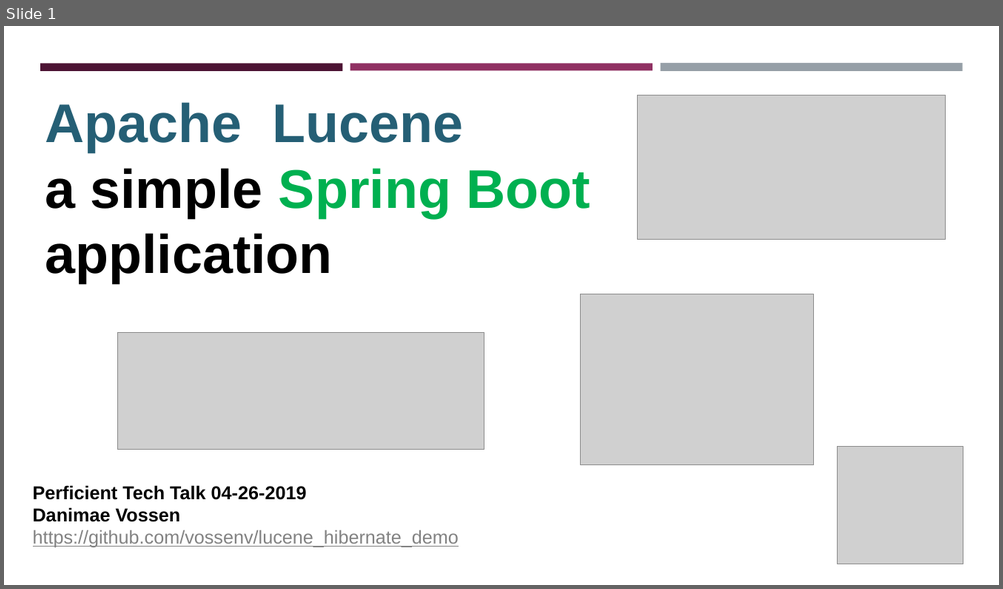
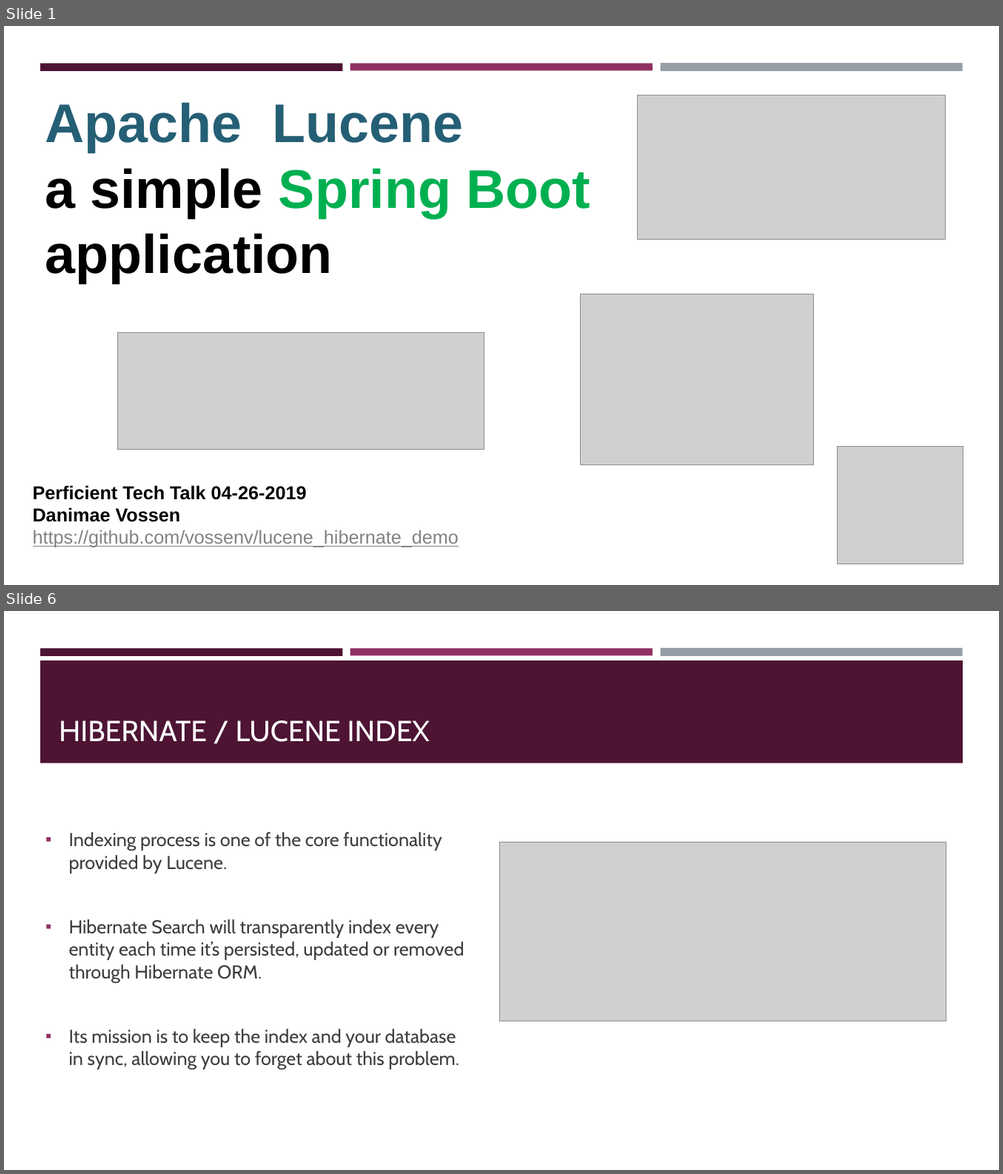
Before and after one commit to vossenv/lucene_hibernate_demo, a slide deck: lucenify.pptx. Shown one above the other, each under a label of ours: slide 1 before the commit, slides 1 and 6 after it; the slides between them are not shown. The pictures are 1003x589 and 1003x1174 pixels, drawn with LibreOffice and Linux fonts; fonts in the diff are those of the drawing; grey boxes stand for pictures. Boxes give left, top, right and bottom in pixels: in the first picture for what was removed or moved away, otherwise in the second. Text is boxed around its words. In the diff, an @@ line names an element or a change of style, - is before the commit and + after.

```diff
--- a/lucenify.pptx
+++ b/lucenify.pptx
@@ slide 6 added at (x1=4, y1=611, x2=999, y2=1170), background #FFFFFF; not listed: 3 template elements that a slide beside it also shows @@
@@ rectangle added at (x1=40, y1=661, x2=963, y2=763), fill #4D1434 @@
@@ title added at (x1=59, y1=721, x2=430, y2=742), 28 pt, text #FFFFFF @@
+HIBERNATE / LUCENE INDEX
@@ text added at (x1=69, y1=832, x2=464, y2=1070), 18 pt, text #3D3D3D @@
+▪ Indexing process is one of the core functionality provided by Lucene.
+▪ Hibernate Search will transparently index every entity each time it’s persisted, updated or removed through Hibernate ORM.
+▪ Its mission is to keep the index and your database in sync, allowing you to forget about this problem.
@@ picture added at (x1=499, y1=843, x2=946, y2=1022) @@
```
Also in this commit, not shown: 4 slides changed, 9 other slides added, 2 slides removed, 6 other files.
